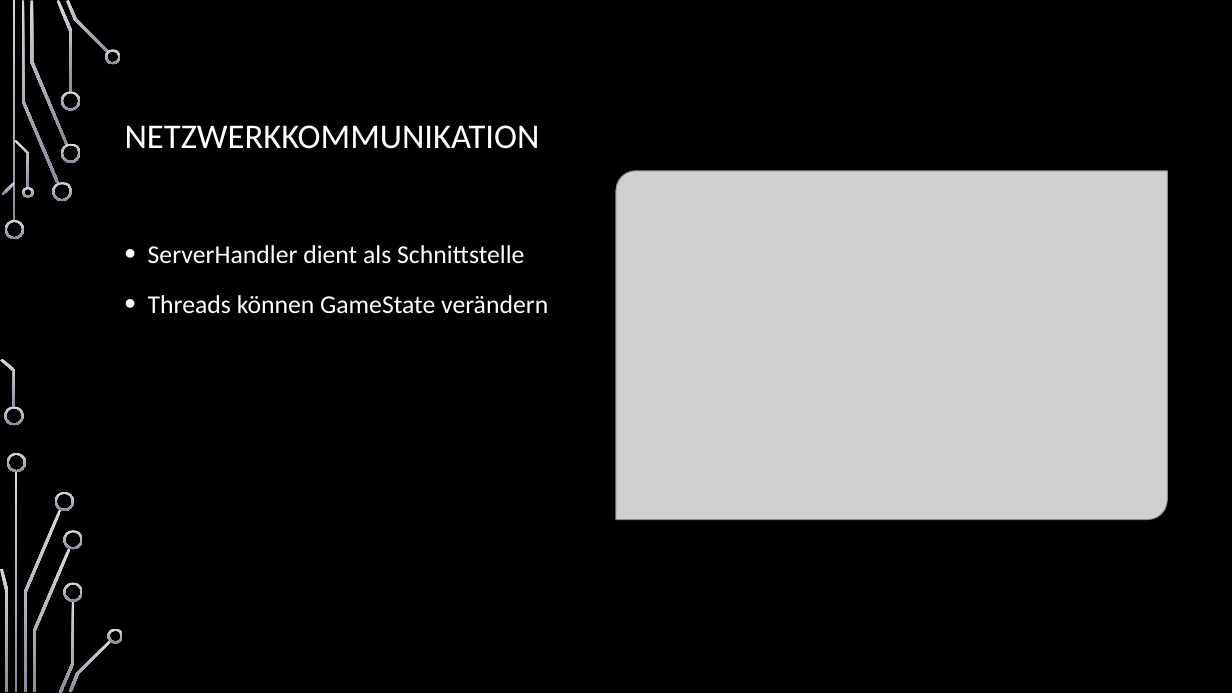
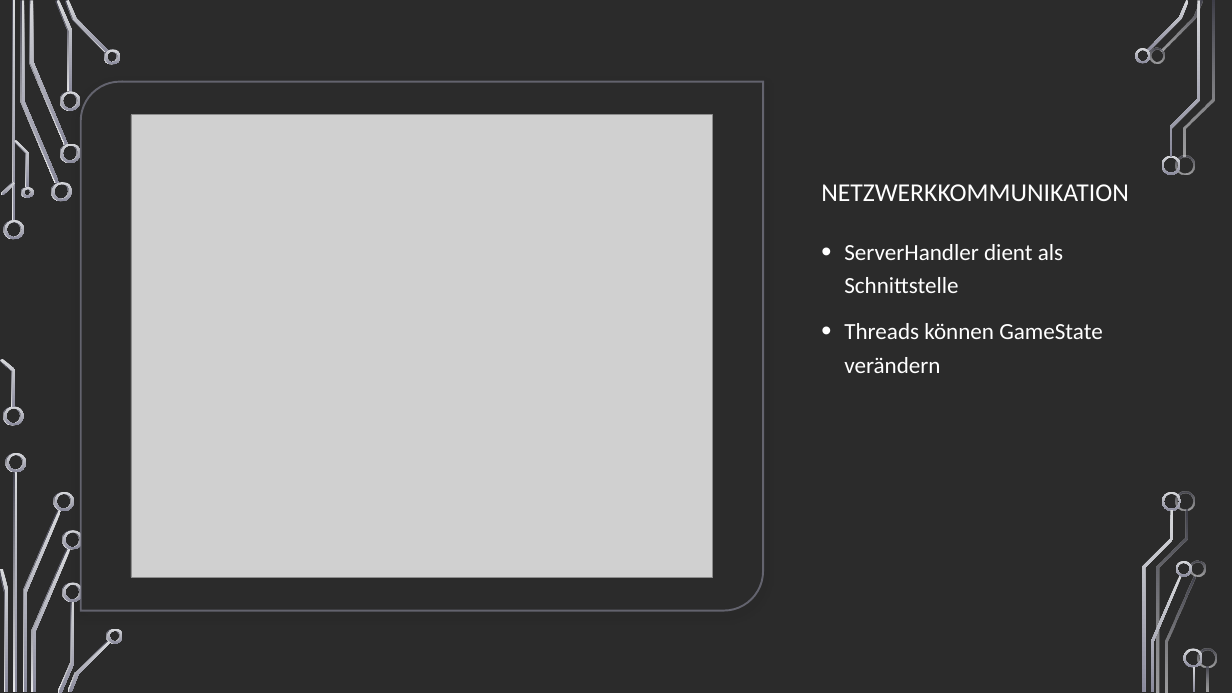
Before and after one commit to jnussbaum/TheBachelorsChaseGame, a slide deck: slide 8 of documents/Meilensteine/Meilenstein III/Meilenstein_3_Präsentation .pptx. Drawn at 1232x693 pixels with LibreOffice and Linux fonts; fonts in the diff are those of the drawing; grey boxes stand for pictures; background and template pictures are left out; a plain dark background stands for a picture behind light text. Boxes give left, top, right and bottom in pixels: in the first picture for what was removed or moved away, otherwise in the second. Text is boxed around its words. In the diff, an @@ line names an element or a change of style, - is before the commit and + after.

```diff
--- a/documents/Meilensteine/Meilenstein III/Meilenstein_3_Präsentation .pptx
+++ b/documents/Meilensteine/Meilenstein III/Meilenstein_3_Präsentation .pptx
@@ rectangle removed at (0,0,1232,693) @@
@@ fill gradient #D8D9DC to #8A8A9C to gradient #454551 to #E8E8EA in 17 elements at (20,1,57,184), (29,1,66,145), (55,0,71,92), (65,0,107,54), (1,182,14,195), (0,359,14,408), (14,471,17,692), (0,568,6,691), (31,548,69,692), (57,601,73,693), (67,640,110,692), (1161,0,1203,52), (1165,576,1196,692), (1184,1,1214,157), (1156,510,1188,692), (1207,666,1210,692), (11,1,14,222) @@
@@ round diag rect added at (80,81,762,610), fill #FFFFFF, outline #8A8A9C 1.5 pt @@
@@ title "NETZWERKKOMMUNIKATION": place and size @@
-title "NETZWERKKOMMUNIKATION" at (125,125,540,149)
+title "NETZWERKKOMMUNIKATION" at (821,184,1129,201)
@@ title "NETZWERKKOMMUNIKATION" at (821,184,1129,201): size 27 to 20 pt; vertical alignment middle to bottom @@
@@ picture added at (131,115,714,578) @@
@@ picture removed at (616,171,1168,519) @@
@@ text "ServerHandler dient als Schnittstelle": place and size @@
-text "ServerHandler dient als Schnittstelle" at (148,245,548,314)
+text "ServerHandler dient als Schnittstelle" at (844,244,1102,373)
@@ text "ServerHandler dient als Schnittstelle" at (844,244,1102,373): size 20 to 18 pt @@
@@ group added at (3,48,1217,691): 19 freeform shapes @@
@@ group added at (1135,0,1203,692): 9 freeform shapes, 1 rectangle @@
```
Also in this commit, not shown: 1 other slide changed.
